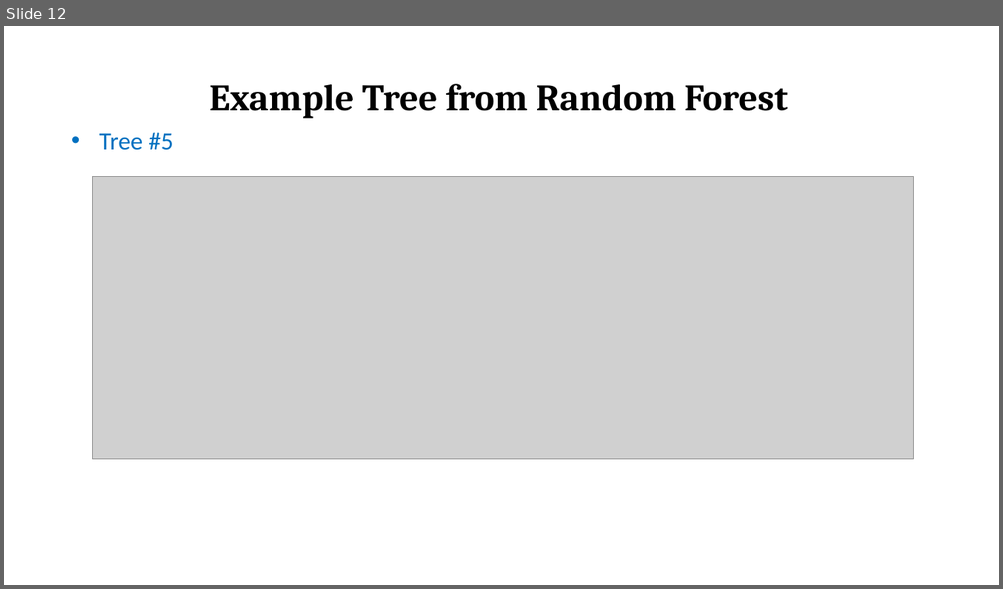
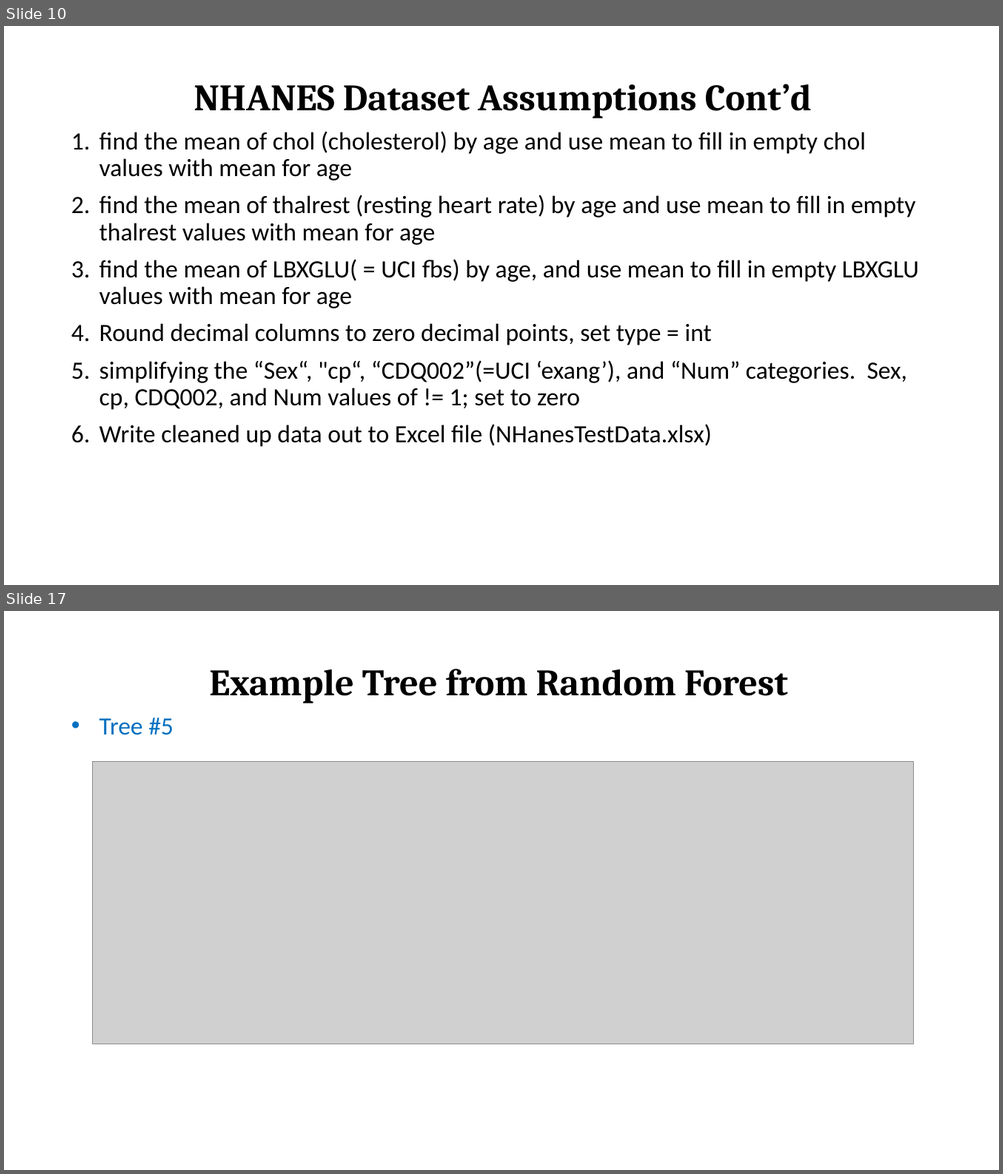
Before and after one commit to Ophelia82/Heart-Disease-Predictive-Model, a slide deck: Heart Disease Presentation.pptx. Shown one above the other, each under a label of ours: slide 12 before the commit, slides 10 and 17 after it; the slides between them are not shown. The pictures are 1003x589 and 1003x1174 pixels, drawn with LibreOffice and Linux fonts; fonts in the diff are those of the drawing; grey boxes stand for pictures. Boxes give left, top, right and bottom in pixels: in the first picture for what was removed or moved away, otherwise in the second. Text is boxed around its words. In the diff, an @@ line names an element or a change of style, - is before the commit and + after.

```diff
--- a/Heart Disease Presentation.pptx
+++ b/Heart Disease Presentation.pptx
@@ slide 10 added at bbox=[4, 26, 999, 585], background #FFFFFF @@
@@ title added at bbox=[193, 84, 811, 118], 36 pt, text #000000, bold @@
+NHANES Dataset Assumptions Cont’d
@@ subtitle added at bbox=[99, 131, 919, 447], 24 pt, text #000000 @@
+1. find the mean of chol (cholesterol) by age and use mean to fill in empty chol values with mean for age
+2. find the mean of thalrest (resting heart rate) by age and use mean to fill in empty thalrest values with mean for age
+3. find the mean of LBXGLU( = UCI fbs) by age, and use mean to fill in empty LBXGLU values with mean for age
+4. Round decimal columns to zero decimal points, set type = int
+5. simplifying the “Sex“, "cp“, “CDQ002”(=UCI ‘exang’), and “Num” categories. Sex, cp, CDQ002, and Num values of != 1; set to zero
+6. Write cleaned up data out to Excel file (NHanesTestData.xlsx)
@@ what was slide 12 is now slide 17 @@
```
Also in this commit, not shown: 14 slides changed, 5 other slides added, 1 slide removed.
